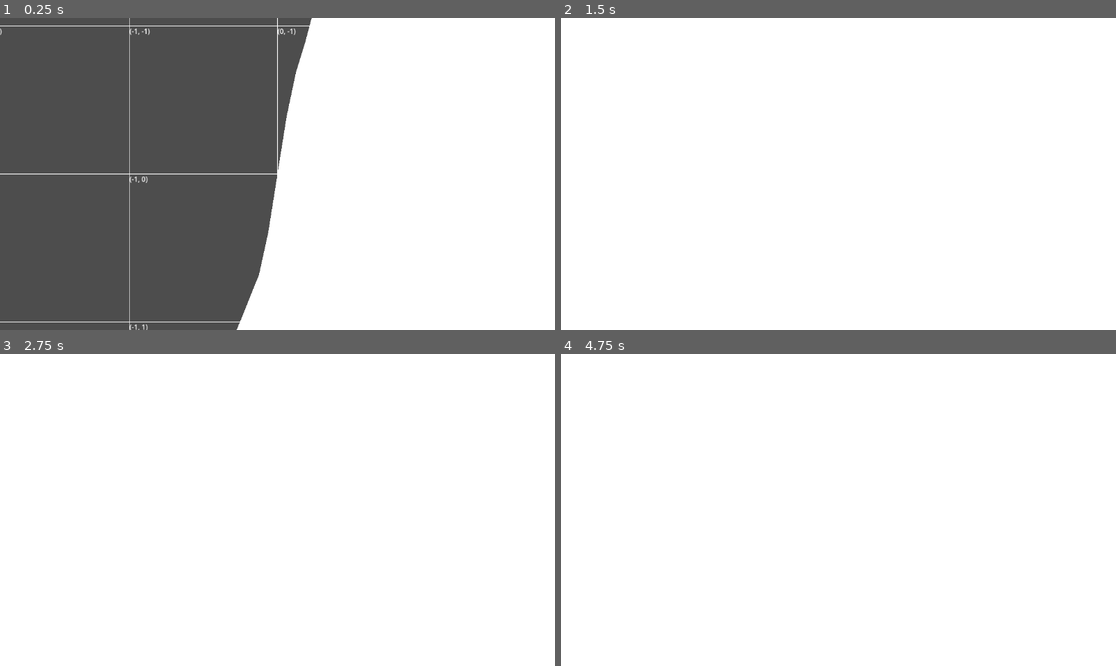
Above: before the commit, frames 1-4 (two rows, left to right).
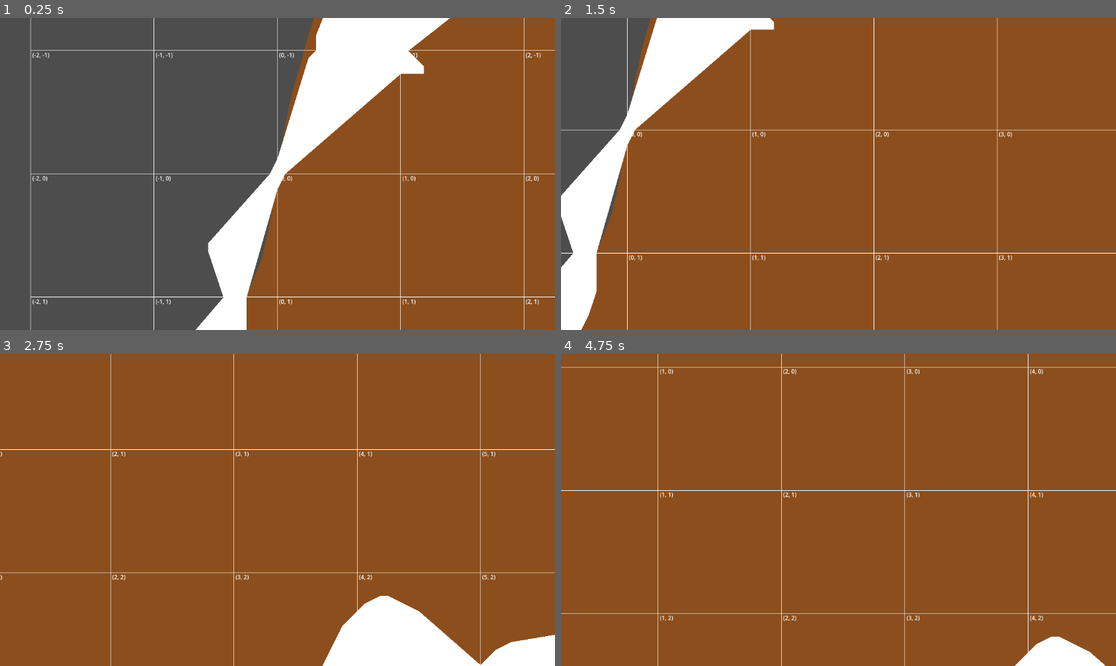
Above: after the commit, the same moments.

Repository: lucksplaydev/MyGameProject
Game: Godot game, scene res://game.tscn
Two runs of this game, one before a commit and one after it. Both use one fixed random seed, a clock stepped at 60 frames per second and the inputs below.
Inputs:
- Up to frame 1 (0.25 s): no input
- Up to frame 2 (1.5 s): tap Enter at 0.5 s; hold D (Right) 0.53-1.28 s; tap W (Jump) at 0.77 s; hold S (Down) from 1.28 s (still down)
- Up to frame 3 (2.75 s): tap W (Jump) at 1.52 s; release S (Down) at 2.03 s; hold D (Right) from 2.03 s (still down)
- Up to frame 4 (4.75 s): tap W (Jump) at 3.02, 3.77, 4.52 s; release D (Right) at 3.53 s; hold A (Left) from 3.53 s (still down)

The runs differ from the first frame. In frame 1, 48% of the frame differs, in the area x 0-100%, y 0-100%; in frame 2, 92%; in frame 3, 95%; in frame 4, 99%.

Commit message:
Reorganizing location and unfinished sphaggeti generation

Diff:
--- a/camera_2d.gd
+++ b/camera_2d.gd
@@ -1,6 +1,6 @@
 extends Camera2D
 var direction : Vector2 = Vector2.ZERO
-var speed = 100
+var speed = 20
 func _process(_delta: float) -> void:
 	direction = Input.get_vector("Left","Right","Jump","Down")
 	global_position += direction * speed
--- a/chunk.tscn
+++ /dev/null
@@ -1,6 +0,0 @@
-[gd_scene load_steps=2 format=3 uid="uid://dmq218nhlotxm"]
-
-[ext_resource type="Script" uid="uid://ckbfib1ibnp2e" path="res://chunk.gd" id="1_kdh3y"]
-
-[node name="Chunk" type="Node2D"]
-script = ExtResource("1_kdh3y")
--- a/chunk.gd
+++ b/chunk_stuff/chunk.gd
@@ -11,7 +11,7 @@
 var chunk_polygon : PackedVector2Array
 func start(_chunk_coords):
 	chunk_polygon = [(Vector2(chunk_coords.x,chunk_coords.y) * chunk_size), (Vector2(chunk_coords.x + 1,chunk_coords.y) * chunk_size), (Vector2(chunk_coords.x + 1,chunk_coords.y + 1) * chunk_size), (Vector2(chunk_coords.x,chunk_coords.y + 1) * chunk_size)]
-	create_chunk_border()
+
 	if WorldSave.loaded_coords.find(_chunk_coords) == -1 :
 		terrain_generation()
 		WorldSave.add_chunk(chunk_coords)
@@ -23,11 +23,13 @@
 			polygon_instance.color = polygon[1]
 			add_child(polygon_instance)
 
+	create_chunk_border()
+
 func save():
+	chunk_data = []
 	for polygon in get_children():
 		var polygon_polygon = polygon.polygon
 		var polygon_color = polygon.color
-		chunk_data = []
 		chunk_data.append([polygon_polygon,polygon_color])
 	WorldSave.save_chunk(chunk_coords,chunk_data)
 	queue_free()
@@ -41,7 +43,9 @@
 			land_with_terrain_height_variance = true
 	if land_with_terrain_height_variance == false :
 		var land : Polygon2D = Polygon2D.new()
+		var land_material : LandMaterial = preload("uid://b317mc426pgwh")
 		land.polygon = chunk_polygon
+		land.color = land_material.color
 		add_child(land)
 		# Check if chunk is below lowest possible height_variance. If so, generate chunk polygon
 
@@ -49,18 +53,36 @@
 	var land_polygon_points = []
 	if land_with_terrain_height_variance == true :
 		land_polygon_points.append(Vector2(chunk_coords.x,chunk_coords.y + 1) * chunk_size)
-
 		for x in range(chunk_coords.x * chunk_size, (chunk_coords.x + 1) * chunk_size + 1,32):
 			var height = round(terrain_noise.get_noise_1d(x) * terrain_height_variance)
 			land_polygon_points.append(Vector2(x,height))
+		land_polygon_points.append(Vector2(chunk_coords.x + 1,chunk_coords.y + 1) * chunk_size)
 
-		land_polygon_points.append(Vector2(chunk_coords.x + 1,chunk_coords.y + 1) * chunk_size)
 		land_polygon.polygon = land_polygon_points
 
 		for polygon in force_polygon_in_border(land_polygon.polygon) :
 			var polygon_child = Polygon2D.new()
 			polygon_child.polygon = polygon
+
+			var land_material : LandMaterial = preload("uid://b317mc426pgwh")
+			polygon_child.color = land_material.color
+
 			add_child(polygon_child)
+
+	#Sphaggeti cave system, not finished yet. fix later
+	var cave_test : Array[Vector2]
+	for x in range(chunk_coords.x * chunk_size, (chunk_coords.x + 1) * chunk_size + 1,32):
+		for y in range(chunk_coords.y * chunk_size, (chunk_coords.y + 1) * chunk_size + 1,32):
+			var test = terrain_noise.get_noise_2d(x,y)
+			if abs(test) <= 0.05:
+				cave_test.append(Vector2(x,y))
+	if cave_test.size() > 0 :
+		cave_test.append(cave_test[0])
+		var poly = Geometry2D.convex_hull(cave_test)
+		var gon = Polygon2D.new()
+		gon.polygon = poly
+		gon.z_index = 2
+		add_child(gon)
 
 ##Intersect chunk_polygon with polygon_points. Returning resulting polygon(s) points
 func force_polygon_in_border(polygon_points : PackedVector2Array) -> Array[PackedVector2Array]:
@@ -69,9 +91,10 @@
 ##Create chunk border and coordinate label, for debug only
 func create_chunk_border():
 	var label : Label = Label.new()
-	label.text = str(chunk_coords)
+	label.text = " " + str(chunk_coords)
 	label.scale = Vector2(1.5,1.5)
 	label.global_position = chunk_coords * chunk_size
+	label.z_index = 2
 	add_child(label,false,Node.INTERNAL_MODE_FRONT)
 	var line : Line2D = Line2D.new()
 	line.width = 2
@@ -80,4 +103,5 @@
 	line.add_point(Vector2i(chunk_coords.x + 1,chunk_coords.y + 1) * chunk_size)
 	line.add_point(Vector2i(chunk_coords.x,chunk_coords.y + 1) * chunk_size)
 	line.add_point(Vector2i(chunk_coords.x,chunk_coords.y) * chunk_size)
+	line.z_index = 2
 	add_child(line,false,Node.INTERNAL_MODE_FRONT)
--- /dev/null
+++ b/chunk_stuff/chunk.tscn
@@ -0,0 +1,6 @@
+[gd_scene load_steps=2 format=3 uid="uid://dmq218nhlotxm"]
+
+[ext_resource type="Script" uid="uid://ckbfib1ibnp2e" path="res://chunk_stuff/chunk.gd" id="1_hvojc"]
+
+[node name="Chunk" type="Node2D"]
+script = ExtResource("1_hvojc")
--- a/game.tscn
+++ b/game.tscn
@@ -1,6 +1,6 @@
 [gd_scene load_steps=3 format=3 uid="uid://s86npj6tmf72"]
 
-[ext_resource type="Script" uid="uid://54ohckujrdgd" path="res://chunk_organizer.gd" id="1_e2o6t"]
+[ext_resource type="Script" uid="uid://54ohckujrdgd" path="res://chunk_stuff/chunk_organizer.gd" id="1_e2o6t"]
 [ext_resource type="Script" uid="uid://n2sn10h62833" path="res://camera_2d.gd" id="3_feb5d"]
 
 [node name="Game" type="Node2D"]
@@ -9,5 +9,5 @@
 script = ExtResource("1_e2o6t")
 
 [node name="Camera2D" type="Camera2D" parent="."]
-zoom = Vector2(0.6, 0.6)
+zoom = Vector2(0.5, 0.5)
 script = ExtResource("3_feb5d")
--- /dev/null
+++ b/land_material/Dirt.tres
@@ -0,0 +1,8 @@
+[gd_resource type="Resource" script_class="LandMaterial" load_steps=2 format=3 uid="uid://b317mc426pgwh"]
+
+[ext_resource type="Script" uid="uid://bv1yepkujuamj" path="res://land_material/land_material_template.gd" id="1_oyynv"]
+
+[resource]
+script = ExtResource("1_oyynv")
+color = Color(0.54759485, 0.30763844, 0.10984919, 1)
+metadata/_custom_type_script = "uid://bv1yepkujuamj"
--- /dev/null
+++ b/land_material/land_material_template.gd
@@ -0,0 +1,4 @@
+extends Resource
+class_name LandMaterial
+
+@export var color : Color = Color.MAGENTA
--- a/project.godot
+++ b/project.godot
@@ -17,7 +17,7 @@
 
 [autoload]
 
-WorldSave="*res://WorldSave.gd"
+WorldSave="*res://chunk_stuff/WorldSave.gd"
 
 [input]
 
Renamed: WorldSave.gd -> chunk_stuff/WorldSave.gd
Renamed: WorldSave.gd.uid -> chunk_stuff/WorldSave.gd.uid
Renamed: chunk.gd.uid -> chunk_stuff/chunk.gd.uid
Renamed: chunk_organizer.gd -> chunk_stuff/chunk_organizer.gd
Renamed: chunk_organizer.gd.uid -> chunk_stuff/chunk_organizer.gd.uid
Not shown, added: land_material/land_material_template.gd.uid
